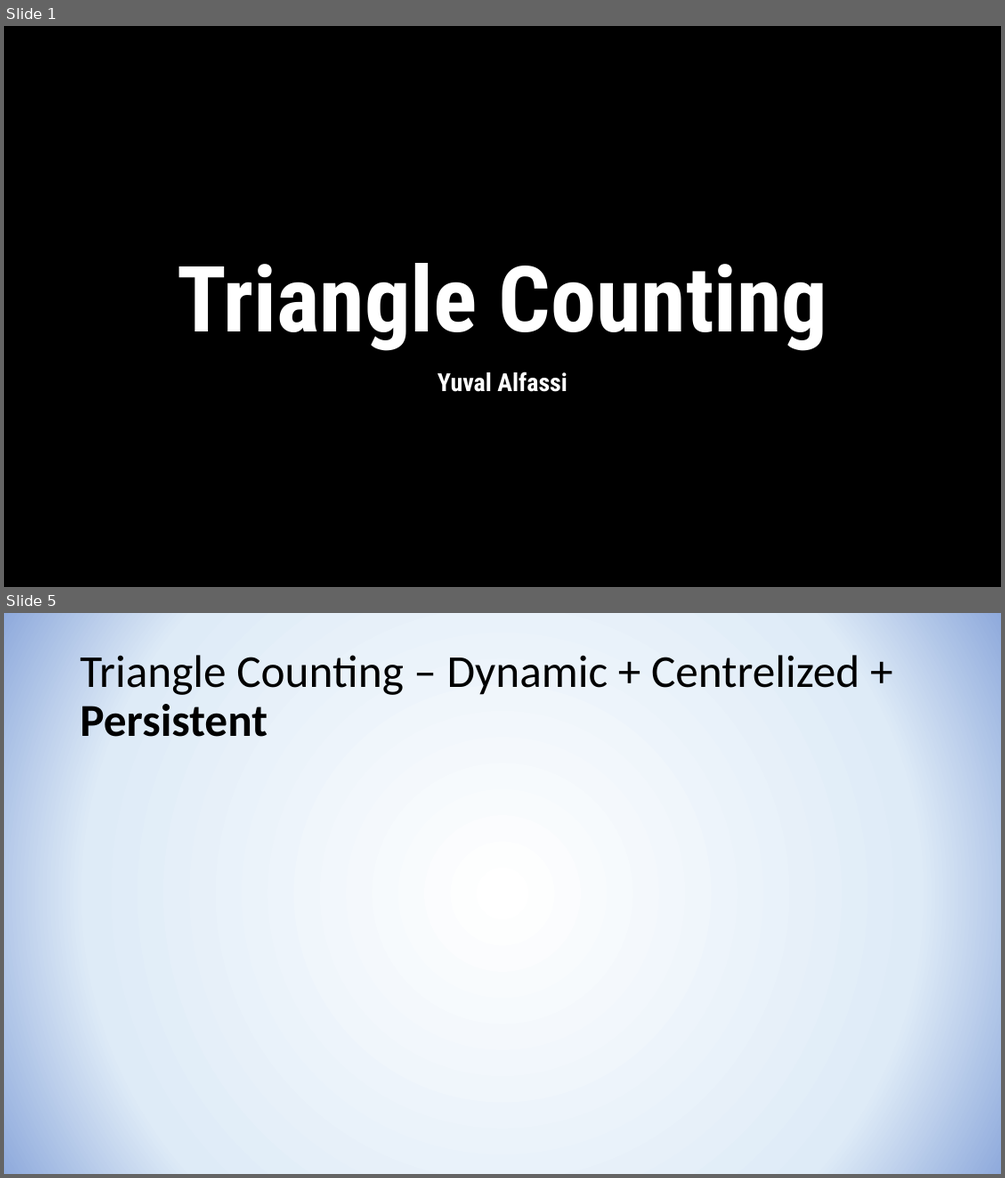
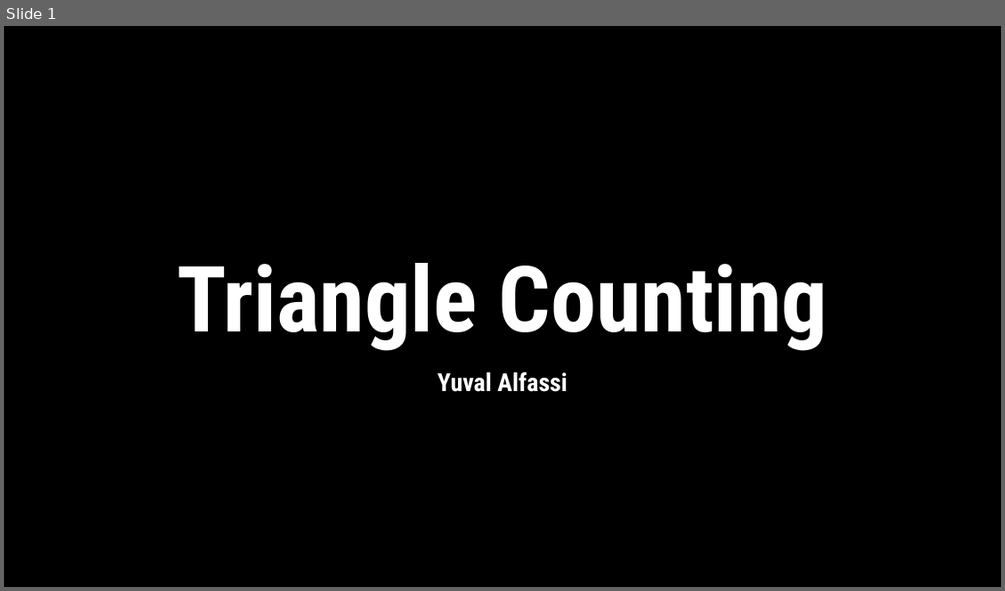
Before and after one commit to YuvalAlf/Triangles-Counting, a slide deck: Triangle Counting Results.pptx. Shown one above the other, each under a label of ours: slides 1 and 5 before the commit, slide 1 after it; the slides between them are not shown. The pictures are 1005x1178 and 1005x591 pixels, drawn with LibreOffice and Linux fonts; fonts in the diff are those of the drawing; grey boxes stand for pictures; background and template pictures are left out. Boxes give left, top, right and bottom in pixels: in the first picture for what was removed or moved away, otherwise in the second. Text is boxed around its words. In the diff, an @@ line names an element or a change of style, - is before the commit and + after.

```diff
--- a/Triangle Counting Results.pptx
+++ b/Triangle Counting Results.pptx
@@ slide 5 removed at (x1=4, y1=613, x2=1001, y2=1174), background gradient #FFFFFF to #DEEBF7 to #8FAADC @@
@@ title removed at (x1=80, y1=655, x2=859, y2=737) @@
-Triangle Counting – Dynamic + Centrelized + Persistent
```
Also in this commit, not shown: 4 slides changed, 13 slides added, 1 other slide removed, 1 other file.
